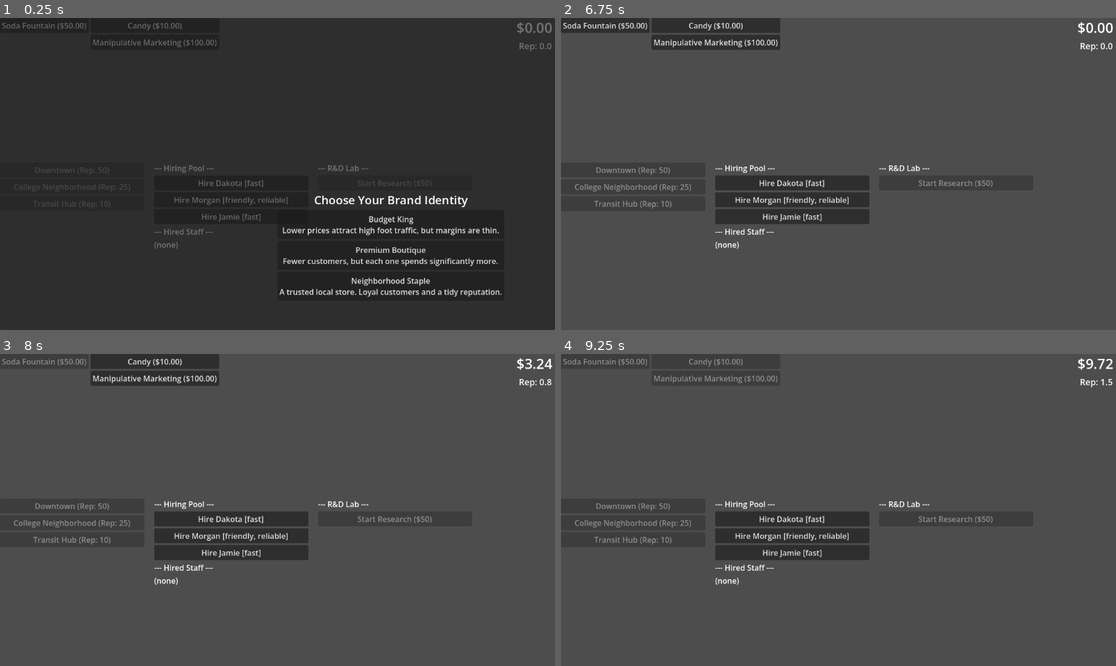
Above: before the commit, frames 1-4 (two rows, left to right).
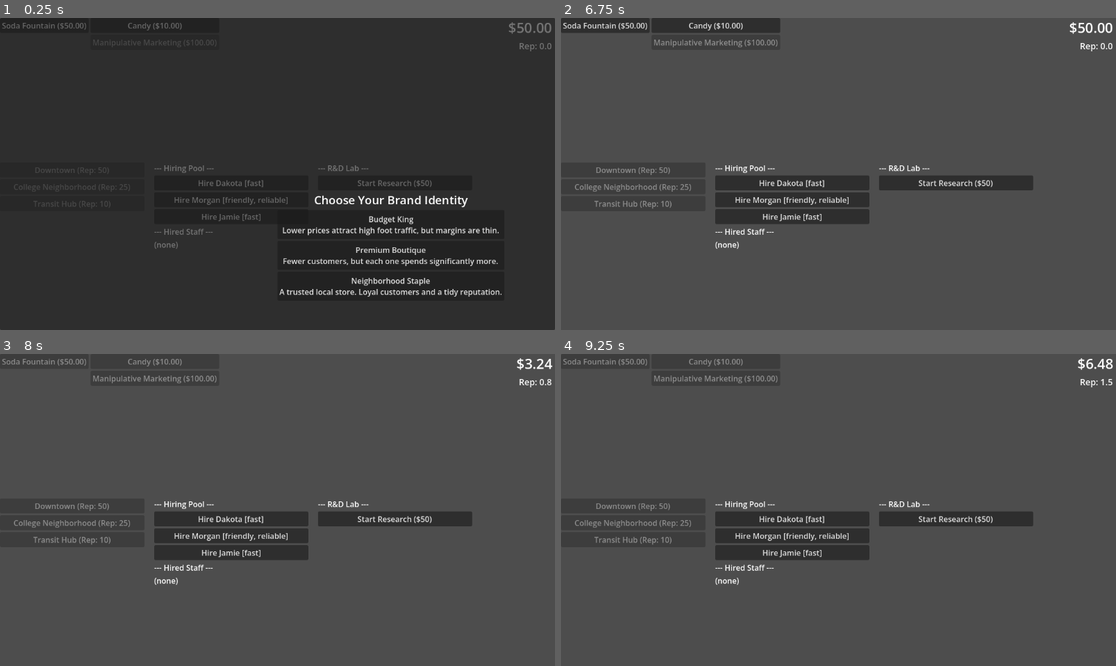
Above: after the commit, the same moments.

Repository: cdurran9/teeny-konbini
Game: Godot game, scene res://scenes/levels/main_level.tscn
Two runs of this game, one before a commit and one after it. Both use one fixed random seed, a clock stepped at 60 frames per second and the inputs below.
Inputs (mouse positions are in pixels of both pictures, inside the frame that each line leads up to):
- Up to frame 1 (0.25 s): no input
- Up to frame 2 (6.75 s): click (955, 183) at 0.5 s, where only the run after the commit has a clickable "Start Research ($50)"; click (955, 183) at 1.25 s, where only the run after the commit has a clickable "Start Research ($50)"; click "Soda Fountain ($50.00)" at 2 s; click "Candy ($10.00)" at 2.75 s; click (716, 42) at 3.5 s, where only the run before the commit has a clickable "Manipulative Marketing ($100.…"; click "Hire Dakota [fast]" at 4.25 s; click "Hire Morgan [friendly, reliab…" at 5 s; click "Hire Jamie [fast]" at 5.75 s; click "Budget King Lower prices attr…" at 6.5 s
- Up to frame 3 (8 s): click "Soda Fountain ($50.00)" at 7.25 s
- Up to frame 4 (9.25 s): click (716, 360) at 8 s, where only the run before the commit has a clickable "Candy ($10.00)"; click (716, 378) at 8.75 s, where only the run before the commit has a clickable "Manipulative Marketing ($100.…"

The runs differ from the first frame. In frame 1, 0.2% of the frame differs, in the area x 16-100%, y 1-55%; in frame 2, 0.4%; in frame 3, 0.3%; in frame 4, 0.2%.

Commit message:
Configurable events and prestiging

Diff:
--- a/project.godot
+++ b/project.godot
@@ -19,11 +19,11 @@
 
 GameLoop="*uid://0n2i1myl4elh"
 EventBus="*uid://cwseujf22k53h"
-GameState="*uid://smsm7mh0mfj8"
 UpgradeRegistry="*uid://do5ap4ey5ggbk"
 StaffManager="*res://scripts/autoloads/staff_manager.gd"
 RdManager="*res://scripts/autoloads/rd_manager.gd"
-EventManager="*res://scripts/autoloads/event_manager.gd"
+EventManager="*uid://deh13n57ydllx"
+GameState="*uid://12m1o5dyibo3"
 
 [editor_plugins]
 
--- /dev/null
+++ b/scenes/managers/event_manager.tscn
@@ -0,0 +1,7 @@
+[gd_scene format=3 uid="uid://deh13n57ydllx"]
+
+[ext_resource type="Script" uid="uid://dpfxqmaki4eau" path="res://scripts/autoloads/event_manager.gd" id="1_35j2f"]
+
+[node name="Event Manager" type="Node" unique_id=669712579]
+script = ExtResource("1_35j2f")
+enabled = false
--- /dev/null
+++ b/scenes/managers/game_state.tscn
@@ -0,0 +1,8 @@
+[gd_scene format=3 uid="uid://12m1o5dyibo3"]
+
+[ext_resource type="Script" uid="uid://smsm7mh0mfj8" path="res://scripts/autoloads/game_state.gd" id="1_m3rc4"]
+
+[node name="Game State" type="Node" unique_id=946968532]
+script = ExtResource("1_m3rc4")
+starting_money = 50.0
+prestige_enabled = false
--- a/scripts/autoloads/event_manager.gd
+++ b/scripts/autoloads/event_manager.gd
@@ -7,7 +7,9 @@
 var _event_pool: Array = []
 var _active_modifiers: Array[Dictionary] = []
 var _ticks_until_next_event: int = 0
-var _pending_event = null  # EventDef awaiting player resolution
+var _pending_event = null # EventDef awaiting player resolution
+
+@export var enabled := true
 
 func _ready():
 	EventBus.tick_processed.connect(_on_tick)
@@ -44,7 +46,7 @@
 	if _pending_event != null:
 		return
 	_ticks_until_next_event -= 1
-	if _ticks_until_next_event <= 0:
+	if _ticks_until_next_event <= 0 and enabled:
 		_trigger_random_event()
 
 func _tick_down_modifiers():
@@ -85,4 +87,6 @@
 			effect.apply(context)
 
 func _schedule_next_event():
+	if not enabled:
+		return
 	_ticks_until_next_event = randi_range(MIN_EVENT_INTERVAL, MAX_EVENT_INTERVAL)
--- a/scripts/autoloads/game_state.gd
+++ b/scripts/autoloads/game_state.gd
@@ -5,6 +5,7 @@
 const PRESTIGE_REP_THRESHOLD := 50.0
 
 @export var starting_money := 0.0
+@export var prestige_enabled := true
 
 var current_money := 0.0
 var brand_reputation := 0.0
@@ -30,7 +31,7 @@
 	brand_reputation += tick.reputation_gain
 	EventBus.money_changed.emit(current_money)
 	EventBus.reputation_changed.emit(brand_reputation)
-	if not _prestige_signaled and _prestige_threshold_met():
+	if prestige_enabled and not _prestige_signaled and _prestige_threshold_met():
 		_prestige_signaled = true
 		EventBus.prestige_available.emit()
 
@@ -39,11 +40,19 @@
 
 func purchase_upgrade(id: String):
 	var def: UpgradeDef = UpgradeRegistry._upgrades.get(id)
-	if def and not owned_upgrades.has(id):
-		for effect in def.effects:
-			effect.on_purchase()
-		owned_upgrades.append(id)
-		EventBus.upgrade_purchased.emit(id)
+	if not def or owned_upgrades.has(id):
+		return
+	if current_money < def.base_cost:
+		return
+	for prereq in def.prerequisites:
+		if not owned_upgrades.has(prereq):
+			return
+	current_money -= def.base_cost
+	EventBus.money_changed.emit(current_money)
+	for effect in def.effects:
+		effect.on_purchase()
+	owned_upgrades.append(id)
+	EventBus.upgrade_purchased.emit(id)
 
 func purchase_product(id: String):
 	if UpgradeRegistry._products.get(id) and not owned_products.has(id):
@@ -72,6 +81,8 @@
 	EventBus.store_opened.emit(location_id)
 
 func prestige():
+	if not prestige_enabled:
+		return
 	legacy_points += 1
 	_save_legacy_points()
 	current_money = starting_money
--- a/scripts/ui/upgrade_button.gd
+++ b/scripts/ui/upgrade_button.gd
@@ -7,8 +7,26 @@
 	def = _def
 
 func _ready():
-	EventBus.upgrade_purchased.connect(on_upgrade_purchased)
+	EventBus.upgrade_purchased.connect(_on_upgrade_purchased)
+	EventBus.money_changed.connect(_on_money_changed)
+	_refresh()
 
-func on_upgrade_purchased(id: String):
+func _on_upgrade_purchased(id: String):
 	if id == def.id:
 		disabled = true
+		return
+	# A prerequisite may have just been fulfilled
+	if def.prerequisites.has(id):
+		_refresh()
+
+func _on_money_changed(_new_money: float):
+	_refresh()
+
+func _refresh():
+	if GameState.owned_upgrades.has(def.id):
+		disabled = true
+		return
+	var prereqs_met := def.prerequisites.all(
+		func(p): return GameState.owned_upgrades.has(p)
+	)
+	disabled = not prereqs_met or GameState.current_money < def.base_cost
